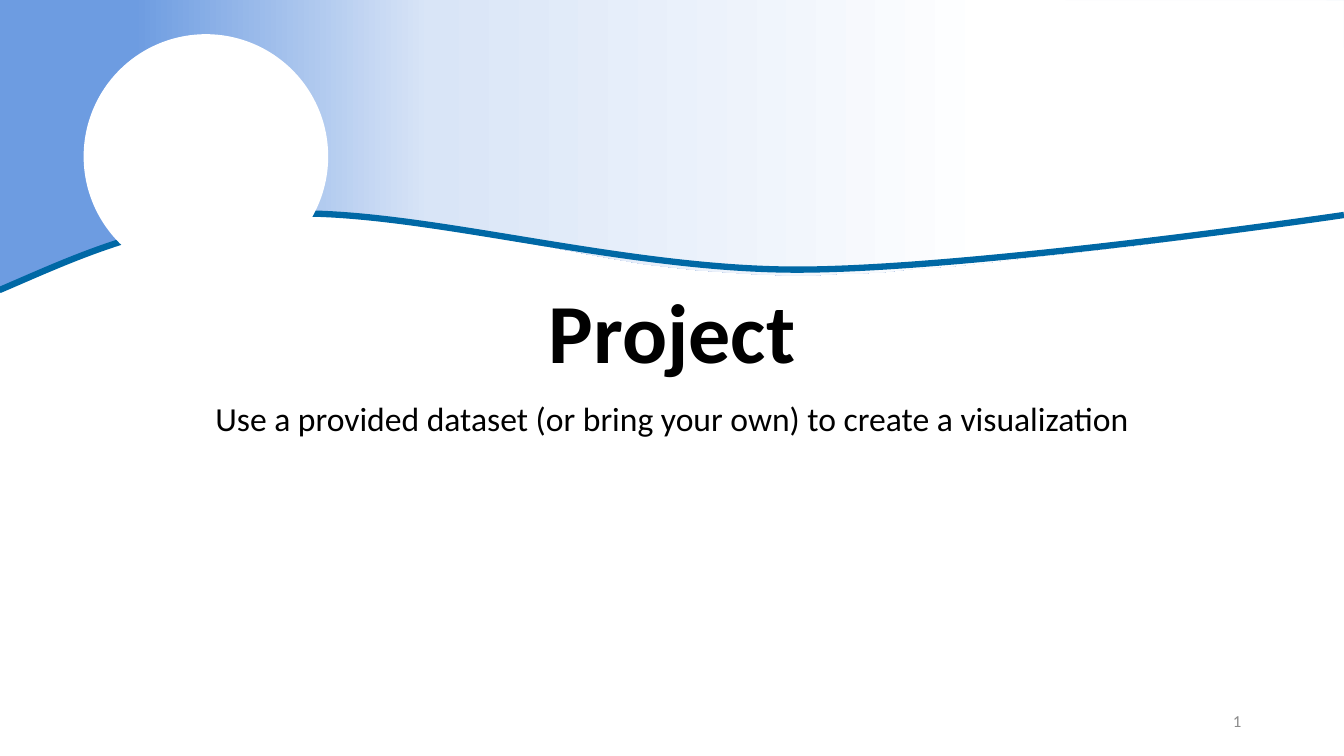
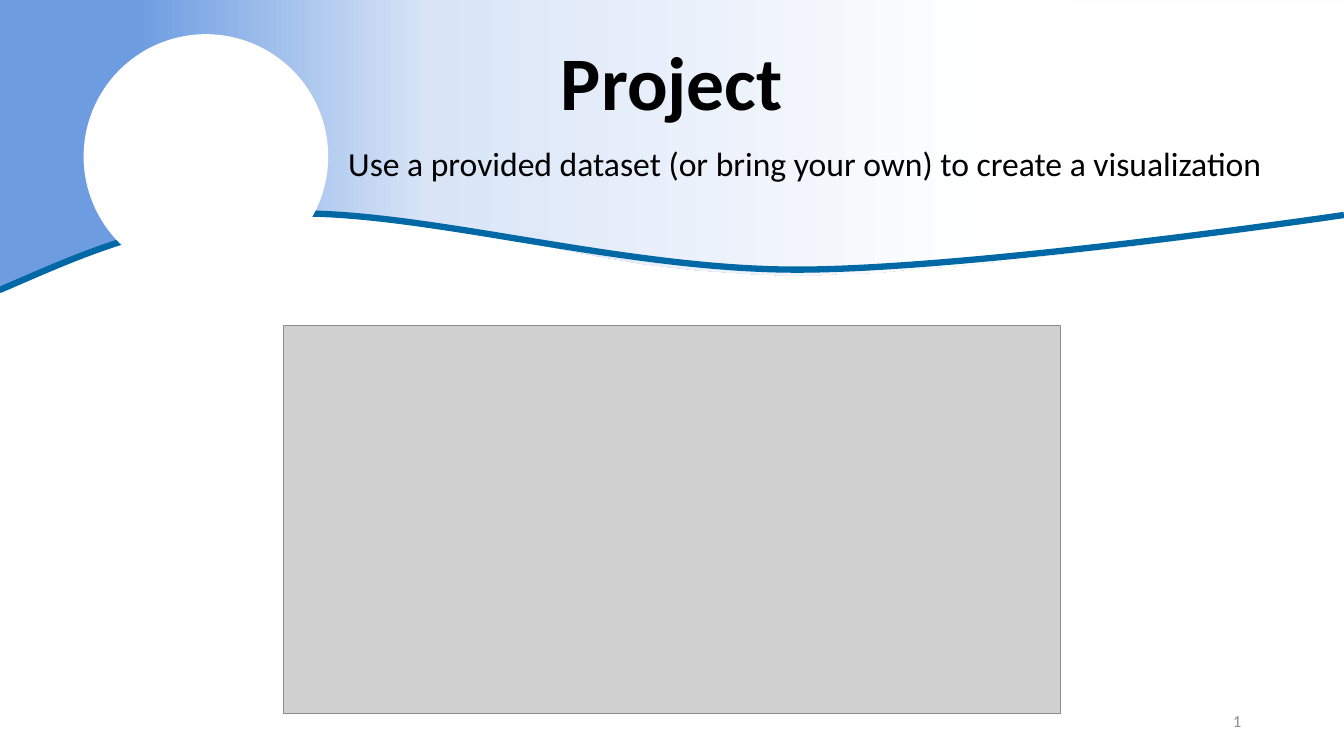
Before and after one commit to ADFG-DSF/ADFG_R_Intro_Workshop_2025, a slide deck: slide 1 of presentations/9 - The Project.pptx. Drawn at 1344x756 pixels with LibreOffice and Linux fonts; fonts in the diff are those of the drawing; grey boxes stand for pictures; background and template pictures are left out. Boxes give left, top, right and bottom in pixels: in the first picture for what was removed or moved away, otherwise in the second. Text is boxed around its words. In the diff, an @@ line names an element or a change of style, - is before the commit and + after.

```diff
--- a/presentations/9 - The Project.pptx
+++ b/presentations/9 - The Project.pptx
@@ title "Project": place and size @@
-title "Project" at (549, 304, 795, 378)
+title "Project" at (561, 57, 783, 123)
@@ title "Project" at (561, 57, 783, 123): size 60 to 54 pt @@
@@ subtitle "Use a provided dataset (or ...": place and size @@
-subtitle "Use a provided dataset (or ..." at (215, 406, 1129, 437)
+subtitle "Use a provided dataset (or ..." at (348, 151, 1261, 182)
@@ picture added at (283, 326, 1061, 714) @@
```
Also in this commit, not shown: 6 other files.
